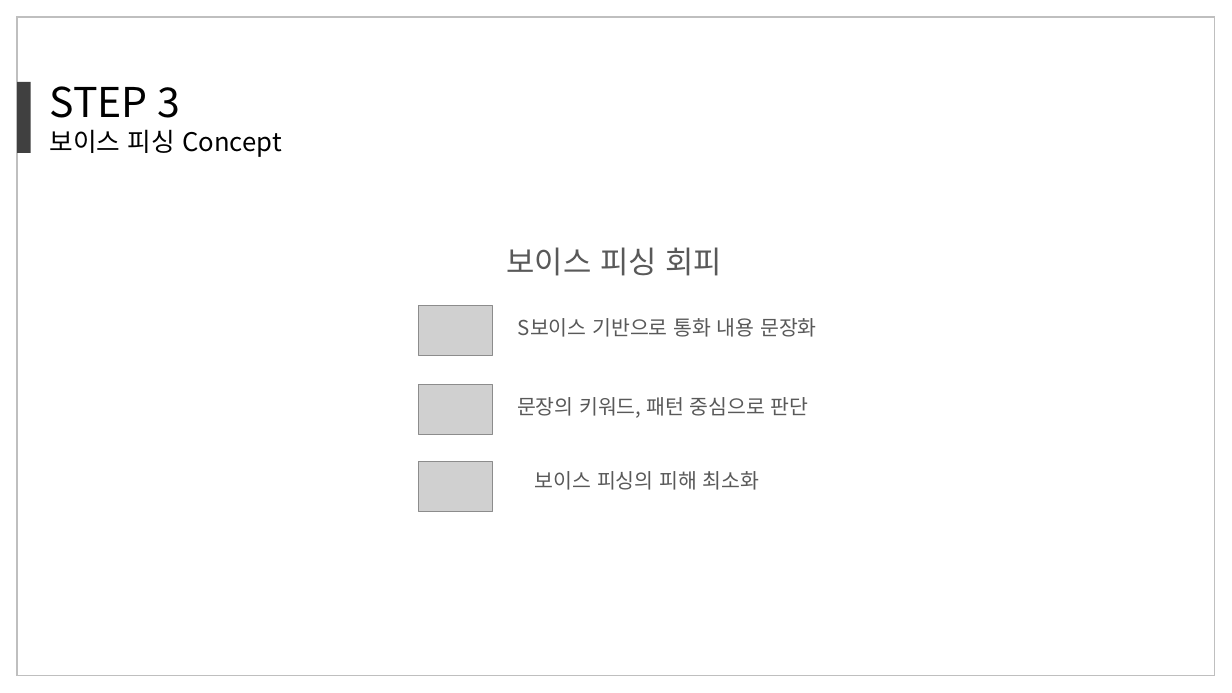
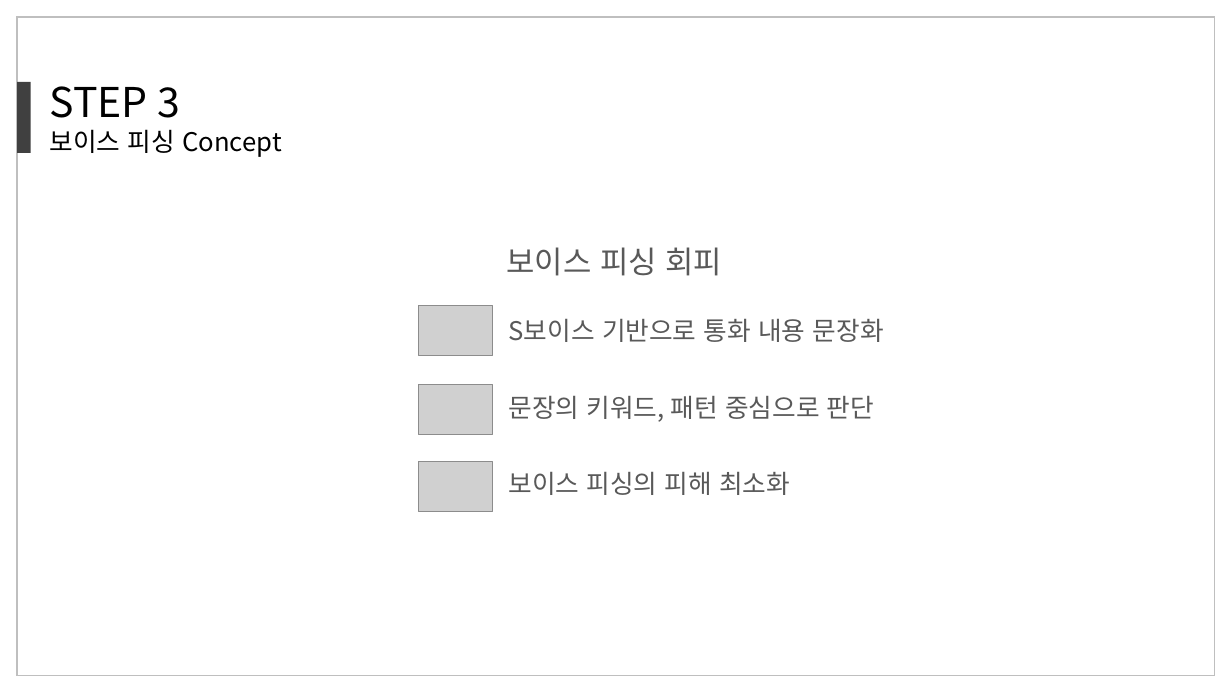
Before and after one commit to Lay4U/ROTS_StepByStep, a slide deck: slide 5 of 공모전/S1_공모전_보이스피싱_v0.pptx. Drawn at 1232x693 pixels with LibreOffice and Linux fonts; fonts in the diff are those of the drawing; grey boxes stand for pictures. Boxes give left, top, right and bottom in pixels: in the first picture for what was removed or moved away, otherwise in the second. Text is boxed around its words. In the diff, an @@ line names an element or a change of style, - is before the commit and + after.

Commit message:
공모전_범죄도시추가, 보이스피싱 수정

```diff
--- a/공모전/S1_공모전_보이스피싱_v0.pptx
+++ b/공모전/S1_공모전_보이스피싱_v0.pptx
@@ text "S보이스 기반으로 통화 내용 문장화": place and size @@
-text "S보이스 기반으로 통화 내용 문장화" at bbox=[518, 318, 817, 337]
+text "S보이스 기반으로 통화 내용 문장화" at bbox=[509, 319, 884, 342]
@@ text "문장의 키워드, 패턴 중심으로 판단": place and size @@
-text "문장의 키워드, 패턴 중심으로 판단" at bbox=[517, 397, 809, 418]
+text "문장의 키워드, 패턴 중심으로 판단" at bbox=[509, 396, 874, 422]
@@ size 16 to 20 pt; alignment centre to left in 3 elements at bbox=[509, 319, 884, 342], bbox=[509, 396, 874, 422], bbox=[509, 472, 790, 495] @@
@@ text "보이스 피싱의 피해 최소화": place and size @@
-text "보이스 피싱의 피해 최소화" at bbox=[535, 471, 760, 490]
+text "보이스 피싱의 피해 최소화" at bbox=[509, 472, 790, 495]
```
Also in this commit, not shown: 1 other slide changed, 2 other files.
